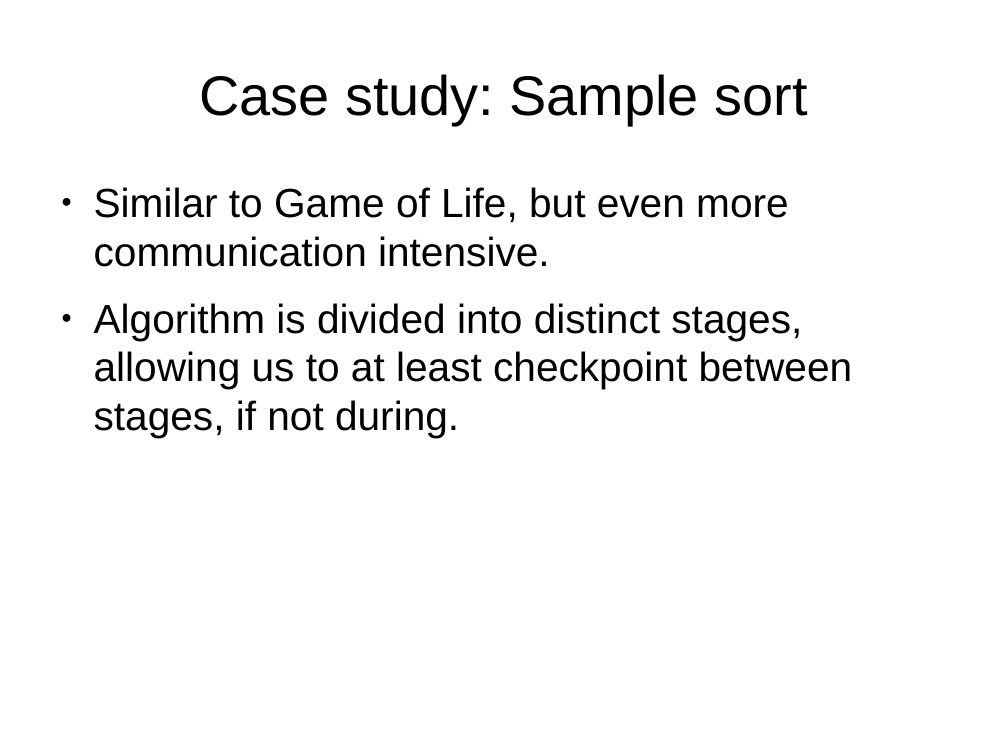
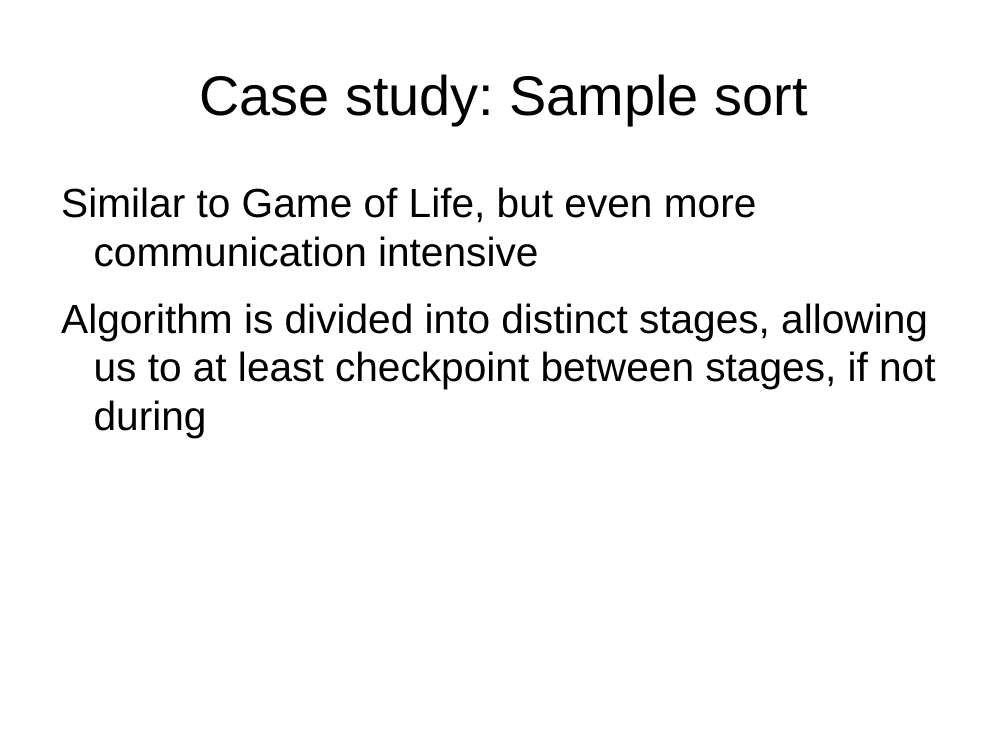
Before and after one commit to FractalDesigns/cowichan-1, a slide deck: slide 23 of miscellaneous/2010-12/slides.odp (slide 22 before the commit). Drawn at 1008x756 pixels with LibreOffice and Linux fonts; fonts in the diff are those of the drawing; background and template pictures are left out. Boxes give left, top, right and bottom in pixels: in the first picture for what was removed or moved away, otherwise in the second. Text is boxed around its words. In the diff, an @@ line names an element or a change of style, - is before the commit and + after.

Commit message:
Updated slides.

```diff
--- a/miscellaneous/2010-12/slides.odp
+++ b/miscellaneous/2010-12/slides.odp
@@ text at (x1=61, y1=187, x2=935, y2=438): text changed @@
-● Similar to Game of Life, but even more communication intensive.
-● Algorithm is divided into distinct stages, allowing us to at least checkpoint between stages, if not during.
+Similar to Game of Life, but even more communication intensive
+Algorithm is divided into distinct stages, allowing us to at least checkpoint between stages, if not during
```
Also in this commit, not shown: 22 other slides changed, 4 slides added, 4 slides removed, 1 other file.
